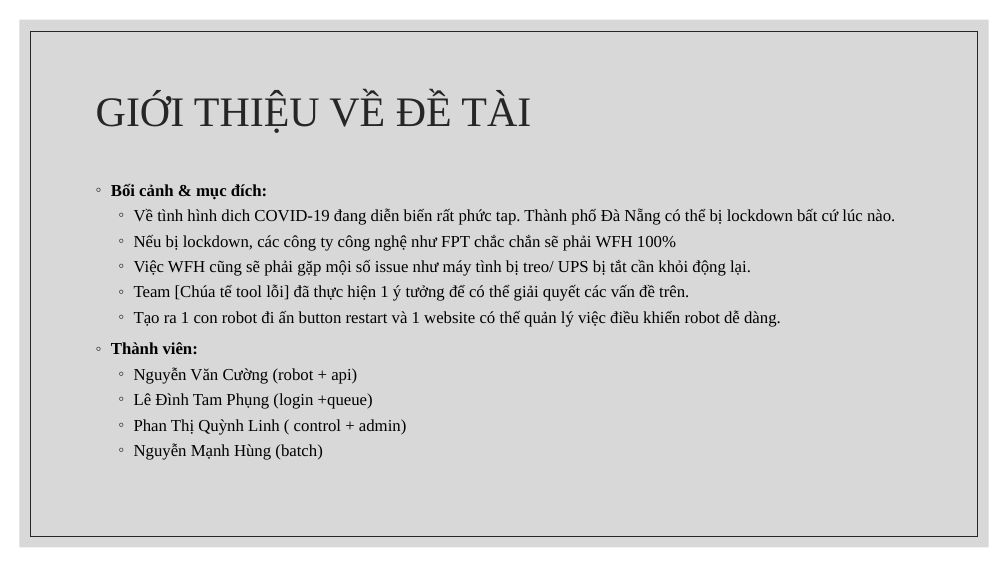
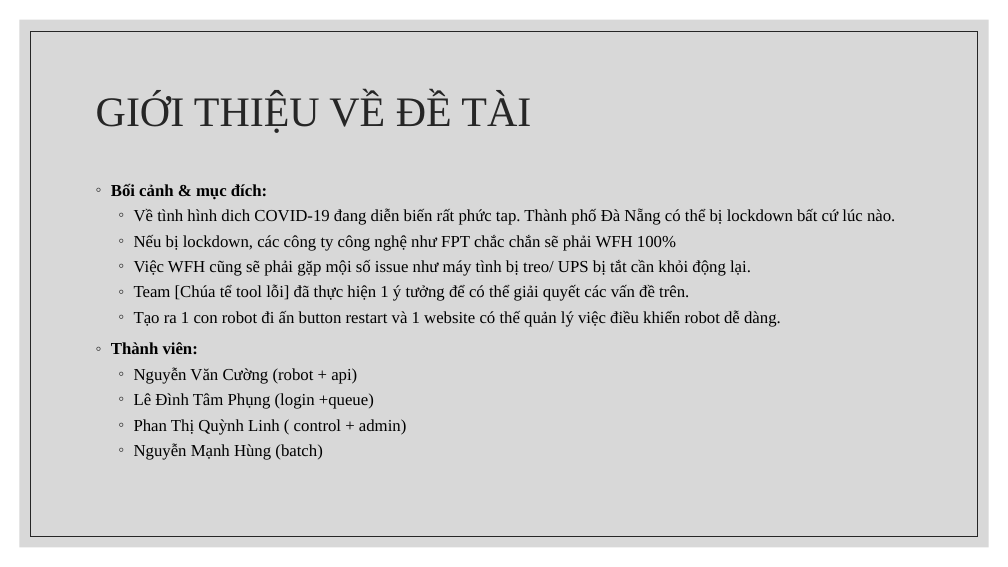
Before and after one commit to chet7h/restart_computer, a slide deck: slide 3 of Restart Computer.pptx. Drawn at 1008x567 pixels with LibreOffice and Linux fonts; fonts in the diff are those of the drawing. Boxes give left, top, right and bottom in pixels: in the first picture for what was removed or moved away, otherwise in the second. Text is boxed around its words. In the diff, an @@ line names an element or a change of style, - is before the commit and + after.

```diff
--- a/Restart Computer.pptx
+++ b/Restart Computer.pptx
@@ text at (x1=134, y1=393, x2=374, y2=409): text changed @@
-  ◦ Lê Đình Tam Phụng (login +queue)
+  ◦ Lê Đình Tâm Phụng (login +queue)
```
Also in this commit, not shown: 1 other slide changed, 2 slides added.
